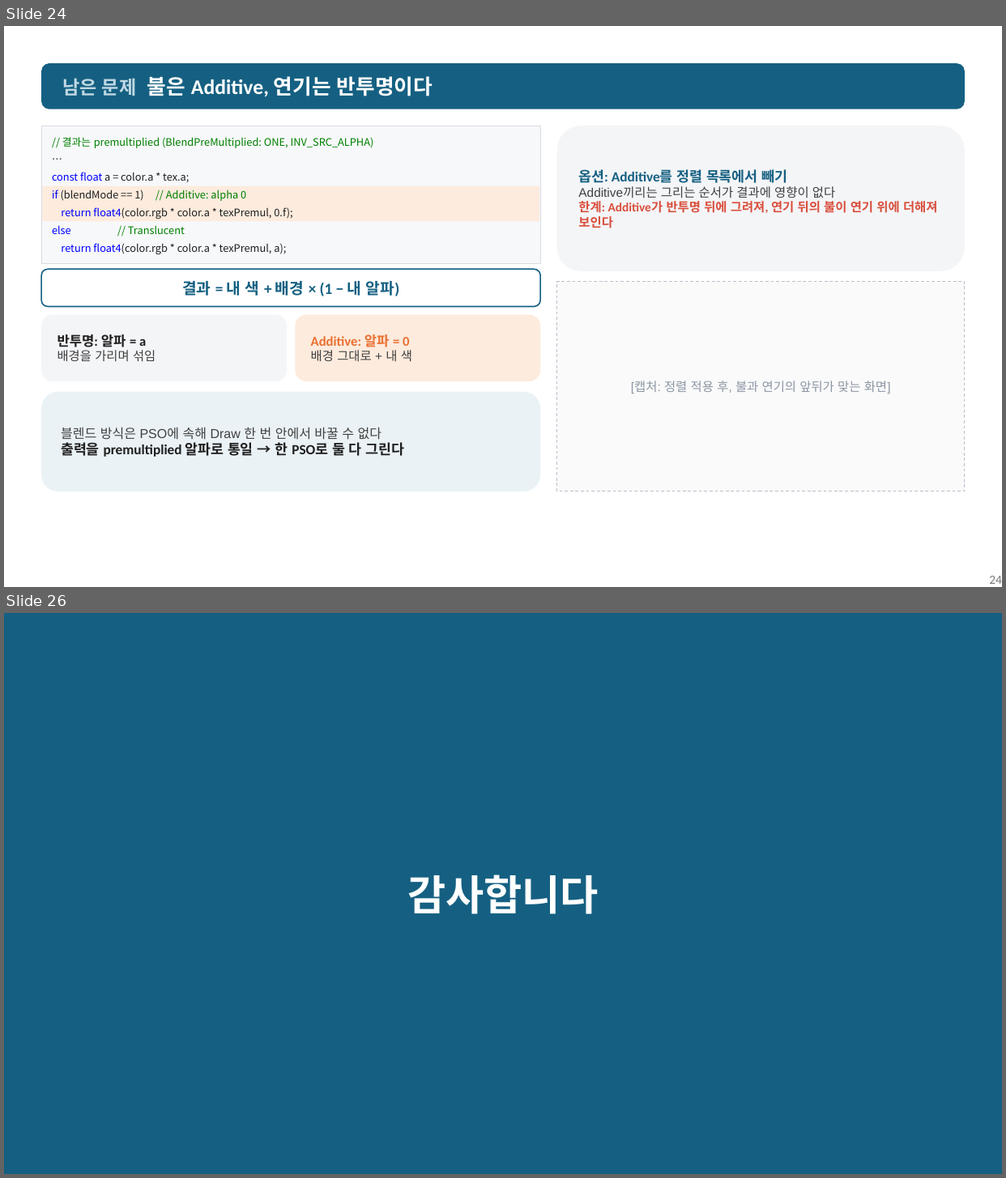
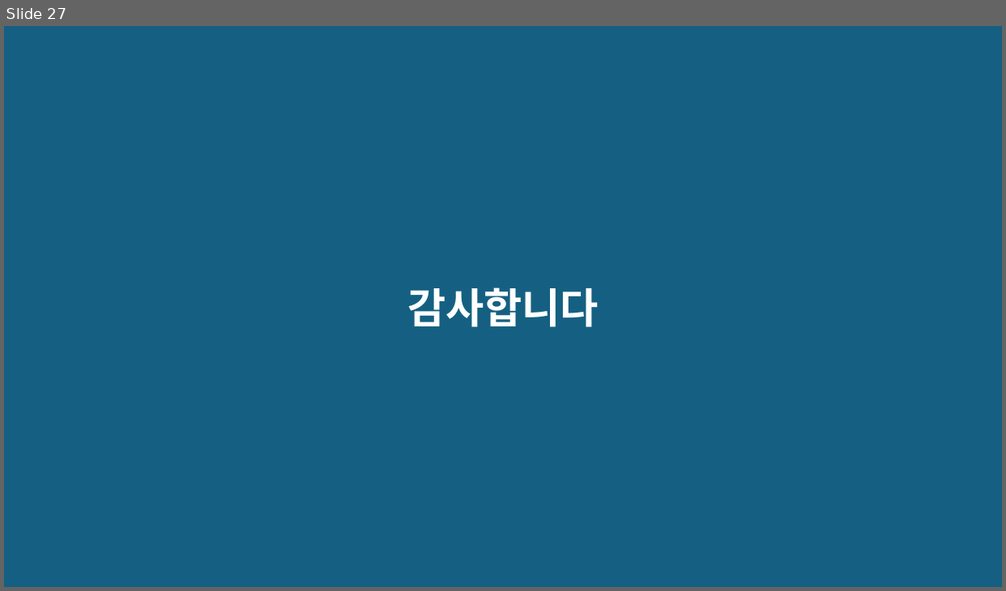
Before and after one commit to nyongking/My-GPUDrivenParticle, a slide deck: Presentation/5주차 발표.pptx. Shown one above the other, each under a label of ours: slides 24 and 26 before the commit, slide 27 after it; the slides between them are not shown. The pictures are 1006x1178 and 1006x591 pixels, drawn with LibreOffice and Linux fonts; fonts in the diff are those of the drawing. Boxes give left, top, right and bottom in pixels: in the first picture for what was removed or moved away, otherwise in the second. Text is boxed around its words. In the diff, an @@ line names an element or a change of style, - is before the commit and + after.

```diff
--- a/Presentation/5주차 발표.pptx
+++ b/Presentation/5주차 발표.pptx
@@ slide 24 removed at [4, 26, 1002, 587], background #FFFFFF @@
@@ rounded rectangle removed at [41, 63, 965, 109] @@
-남은 문제 불은 Additive, 연기는 반투명이다
@@ rectangle removed at [41, 126, 541, 264] @@
@@ text removed at [62, 137, 374, 148] @@
-// 결과는 premultiplied (BlendPreMultiplied: ONE, INV_SRC_ALPHA)
@@ rounded rectangle removed at [557, 126, 965, 271] @@
-옵션: Additive를 정렬 목록에서 빼기
-Additive끼리는 그리는 순서가 결과에 영향이 없다
-한계: Additive가 반투명 뒤에 그려져, 연기 뒤의 불이 연기 위에 더해져 보인다
@@ text removed at [52, 151, 534, 169] @@
-…
@@ rectangle removed at [42, 186, 539, 204] @@
@@ text removed at [52, 172, 189, 182] @@
-const float a = color.a * tex.a;
@@ text removed at [52, 190, 246, 201] @@
-if (blendMode == 1) // Additive: alpha 0
@@ rectangle removed at [42, 204, 539, 222] @@
@@ text removed at [61, 207, 292, 219] @@
-return float4(color.rgb * color.a * texPremul, 0.f);
@@ text removed at [52, 225, 185, 234] @@
-else // Translucent
@@ text removed at [61, 243, 286, 254] @@
-return float4(color.rgb * color.a * texPremul, a);
@@ rounded rectangle removed at [41, 269, 541, 307] @@
-결과 = 내 색 + 배경 × (1 − 내 알파)
@@ rectangle removed at [557, 282, 965, 493] @@
-[캡처: 정렬 적용 후, 불과 연기의 앞뒤가 맞는 화면]
@@ rounded rectangle removed at [41, 315, 287, 382] @@
-반투명: 알파 = a
-배경을 가리며 섞임
@@ rounded rectangle removed at [296, 315, 541, 382] @@
-Additive: 알파 = 0
-배경 그대로 + 내 색
@@ rounded rectangle removed at [41, 392, 541, 492] @@
-블렌드 방식은 PSO에 속해 Draw 한 번 안에서 바꿀 수 없다
-출력을 premultiplied 알파로 통일 → 한 PSO로 둘 다 그린다
@@ page number removed at [989, 576, 1002, 584] @@
-24
@@ what was slide 26 is now slide 27 @@
```
Also in this commit, not shown: 7 slides changed, 7 slides added, 17 other slides removed, 1 other file.
